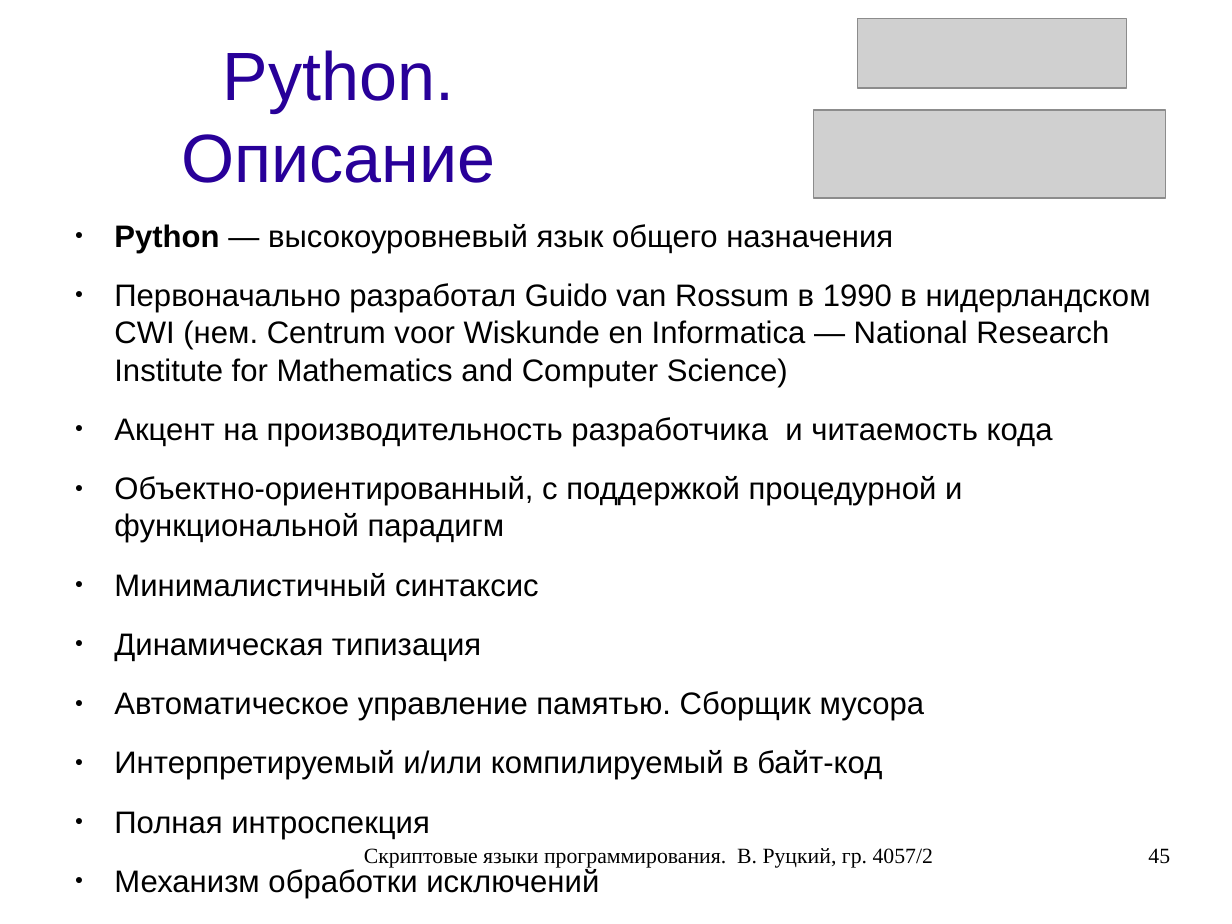
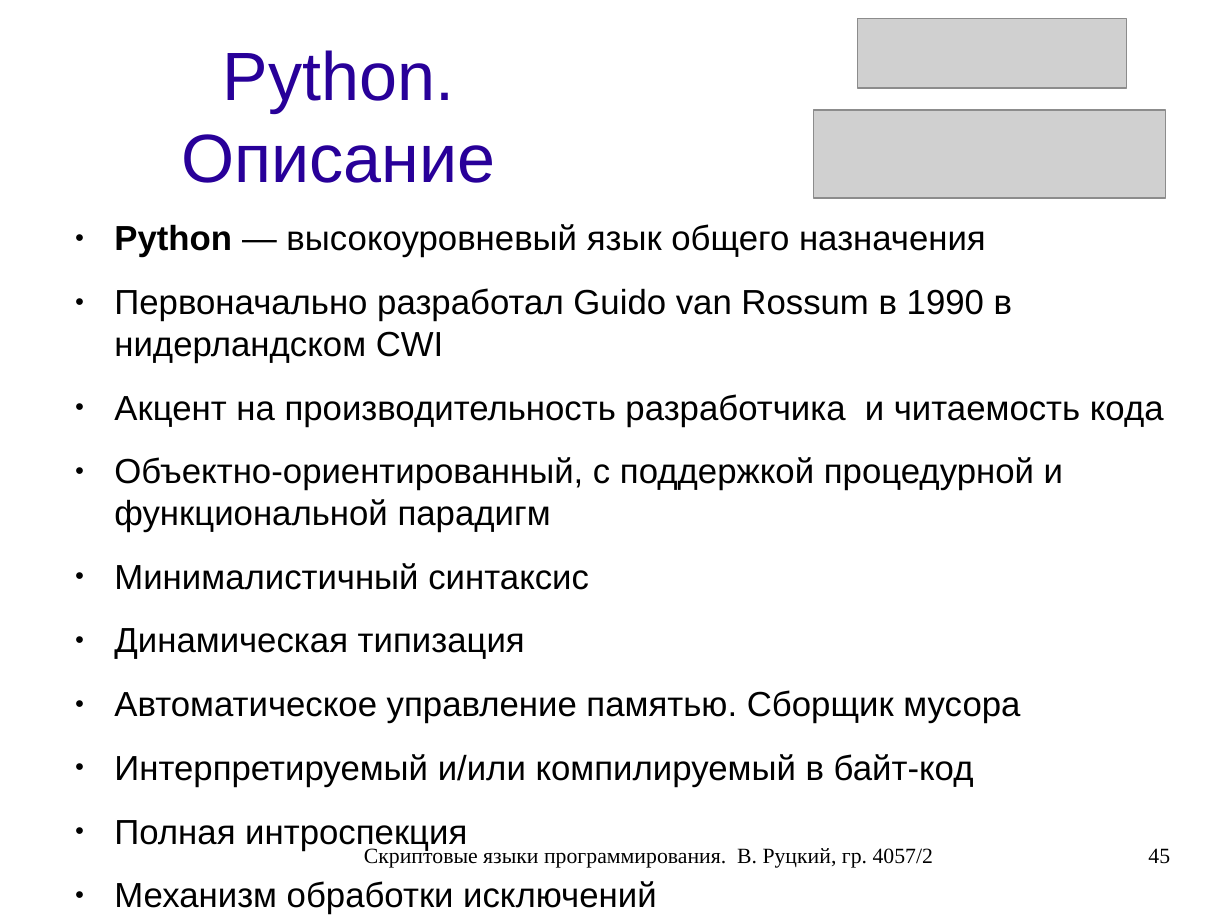
Before and after one commit to rutsky/semester07, a slide deck: slide 45 of Operation_systems/scripting_languages/40572_Rutsky_Scripting_languages.odp. Drawn at 1232x924 pixels with LibreOffice and Linux fonts; fonts in the diff are those of the drawing; grey boxes stand for pictures. Boxes give left, top, right and bottom in pixels: in the first picture for what was removed or moved away, otherwise in the second. Text is boxed around its words. In the diff, an @@ line names an element or a change of style, - is before the commit and + after.

```diff
--- a/Operation_systems/scripting_languages/40572_Rutsky_Scripting_languages.odp
+++ b/Operation_systems/scripting_languages/40572_Rutsky_Scripting_languages.odp
@@ text at (114, 224, 1164, 914): size 20 to 22.4 pt in "Python — высокоуровневый язык общего назначения", "Акцент на производительность разработчика и читаемость кода", "Объектно-ориентированный, с поддержкой процедурной и функцио ...", "Минималистичный синтаксис" and 6 more places @@
@@ text at (114, 288, 1012, 363): text changed; size 20 to 22.4 pt @@
-● Первоначально разработал Guido van Rossum в 1990 в нидерландском CWI (нем. Centrum voor Wiskunde en Informatica — National Research Institute for Mathematics and Computer Science)
+● Первоначально разработал Guido van Rossum в 1990 в нидерландском CWI
```
Also in this commit, not shown: 5 other slides changed.
